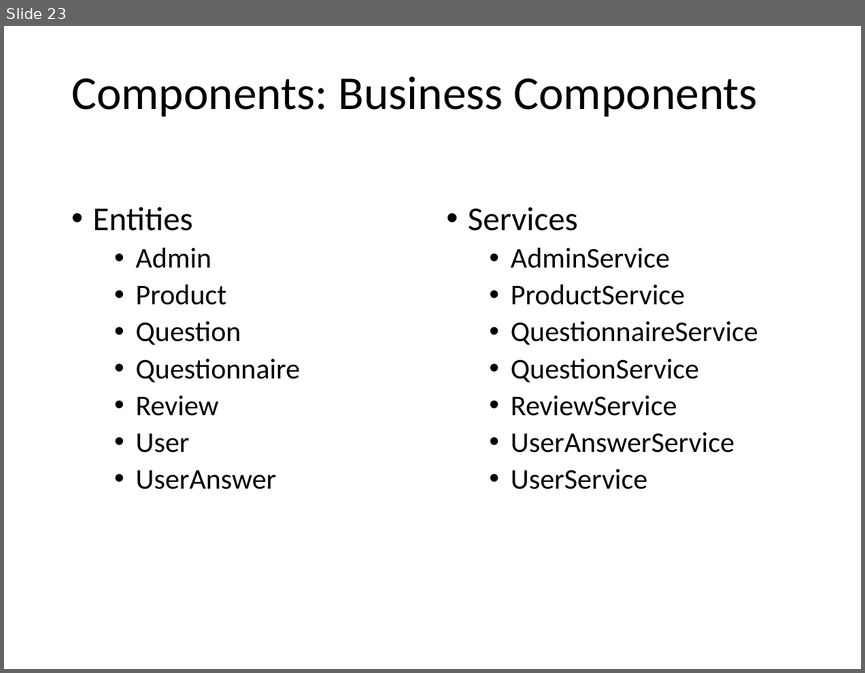
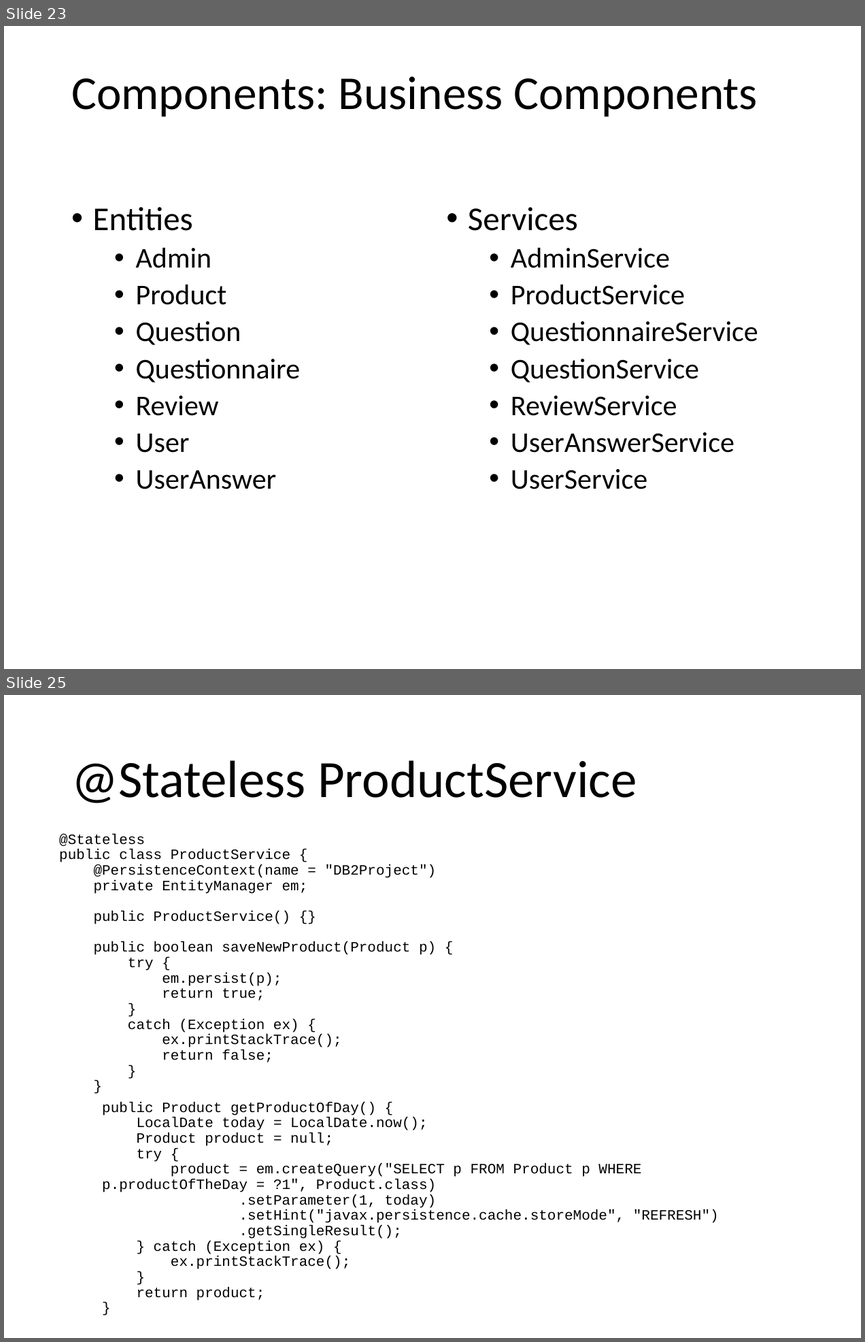
Before and after one commit to catonzio/DB2project, a slide deck: DB2project.pptx. Shown one above the other, each under a label of ours: slide 23 before the commit, slides 23 and 25 after it; the slides between them are not shown. The pictures are 865x673 and 865x1342 pixels, drawn with LibreOffice and Linux fonts; fonts in the diff are those of the drawing. Boxes give left, top, right and bottom in pixels: in the first picture for what was removed or moved away, otherwise in the second. Text is boxed around its words. In the diff, an @@ line names an element or a change of style, - is before the commit and + after.

```diff
--- a/DB2project.pptx
+++ b/DB2project.pptx
@@ slide 25 added at (4, 695, 861, 1338), background #FFFFFF @@
@@ title added at (71, 760, 636, 803), 44 pt, text #000000 @@
+@Stateless ProductService
@@ text added at (59, 834, 719, 1269), 12 pt, text #000000 @@
+@Stateless
+public class ProductService {
+@PersistenceContext(name = "DB2Project")
+private EntityManager em;
+public ProductService() {}
+public boolean saveNewProduct(Product p) {
+try {
+em.persist(p);
+return true;
+}
+catch (Exception ex) {
+ex.printStackTrace();
+return false;
+}
+}
+  public Product getProductOfDay() {
+  LocalDate today = LocalDate.now();
+  Product product = null;
+  try {
+  product = em.createQuery("SELECT p FROM Product p WHERE p.productOfTheDay = ?1", Product.class)
+  .setParameter(1, today)
+  .setHint("javax.persistence.cache.storeMode", "REFRESH")
+  .getSingleResult();
+  } catch (Exception ex) {
+  ex.printStackTrace();
+  }
+  return product;
+  }
```
Also in this commit, not shown: 10 slides changed, 3 other slides added, 2 other files.
